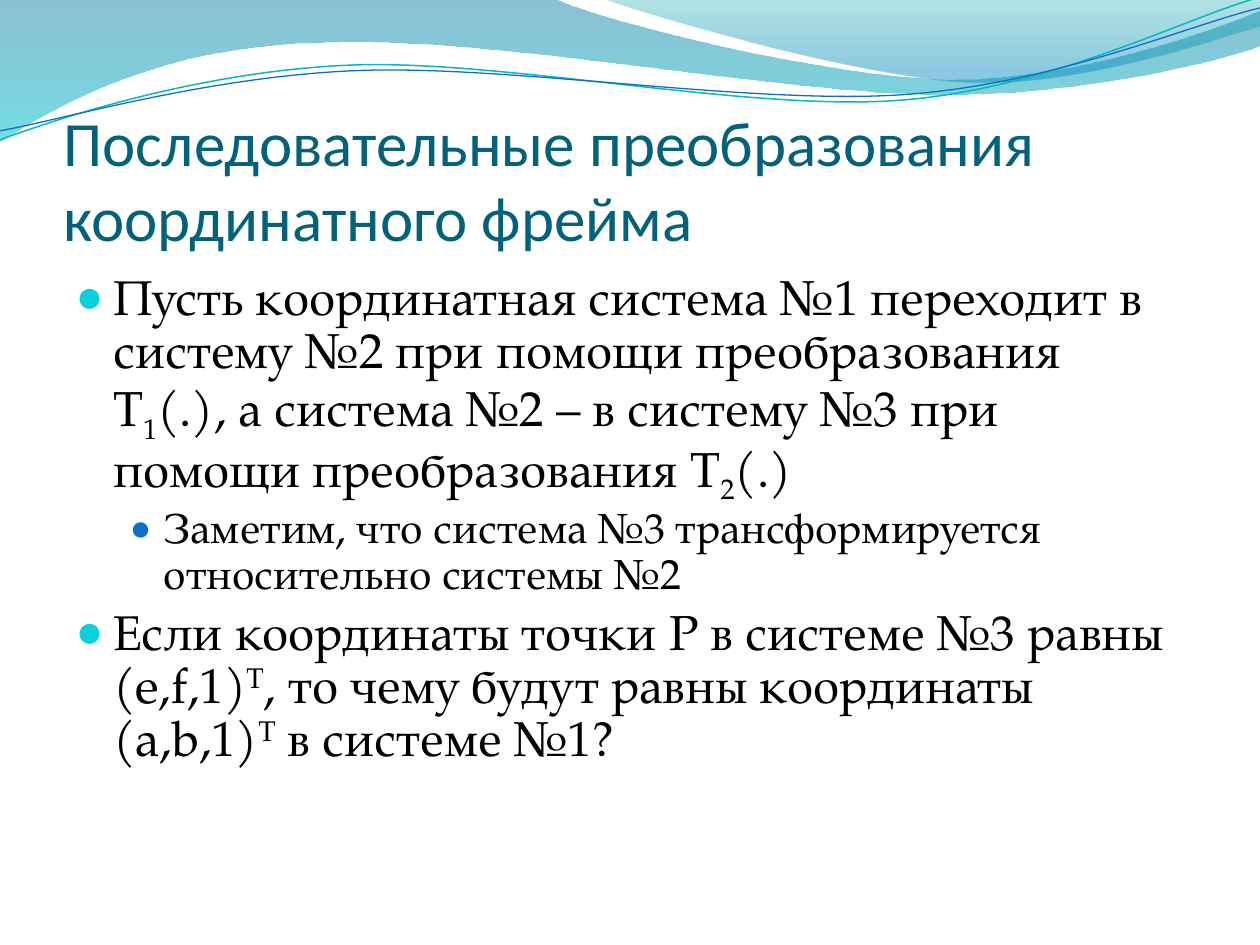
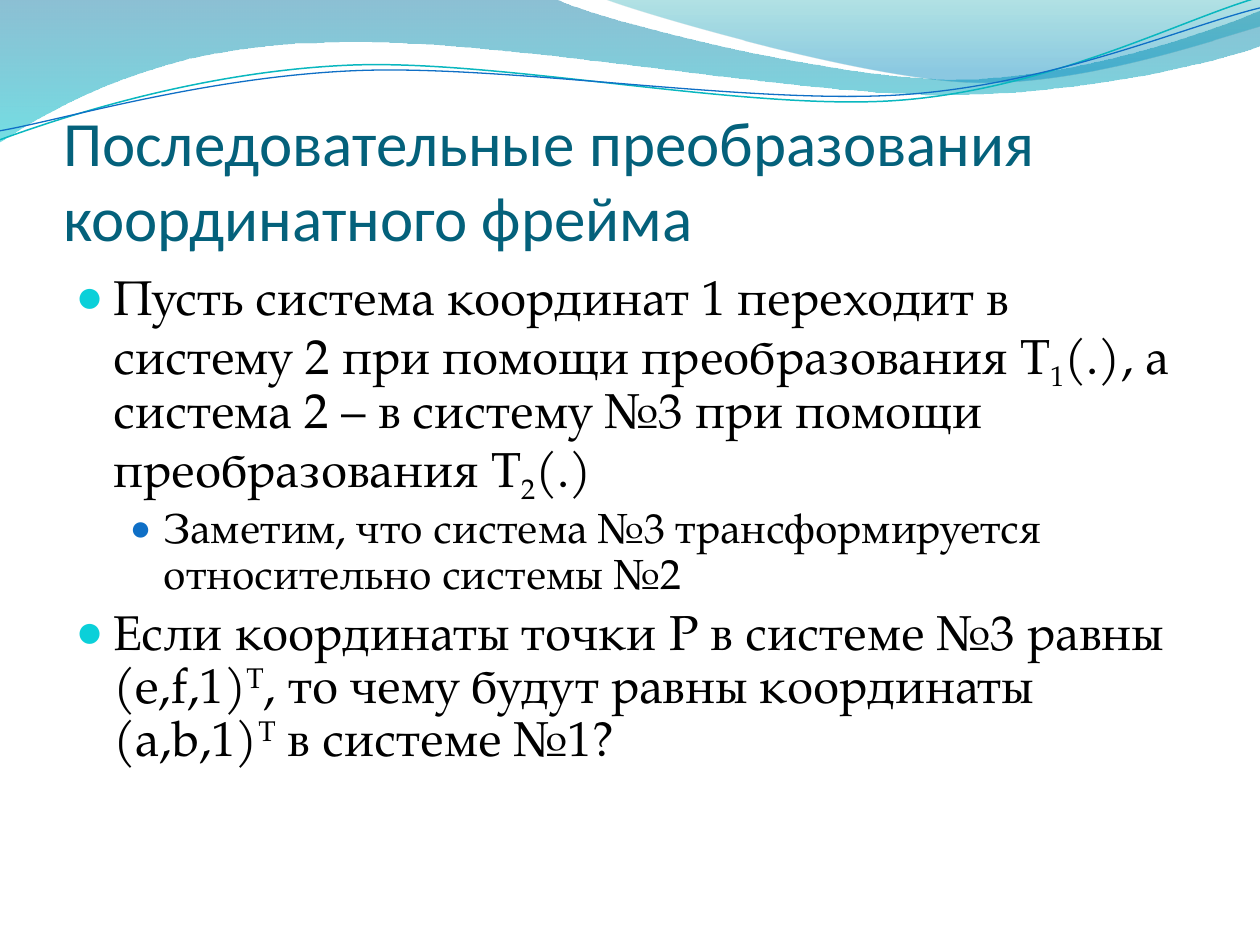
Before and after one commit to alexey-malov/cg-course, a slide deck: slide 110 of lectures/03 - Векторный анализ, трансформации и матрицы.pptx (slide 106 before the commit). Drawn at 1260x945 pixels with LibreOffice and Linux fonts; fonts in the diff are those of the drawing; background and template pictures are left out. Boxes give left, top, right and bottom in pixels: in the first picture for what was removed or moved away, otherwise in the second. Text is boxed around its words. In the diff, an @@ line names an element or a change of style, - is before the commit and + after.

```diff
--- a/lectures/03 - Векторный анализ, трансформации и матрицы.pptx
+++ b/lectures/03 - Векторный анализ, трансформации и матрицы.pptx
@@ text at (113, 281, 1170, 499): text changed @@
-● Пусть координатная система №1 переходит в систему №2 при помощи преобразования T1(.), а система №2 – в систему №3 при помощи преобразования T2(.)
+● Пусть система координат 1 переходит в систему 2 при помощи преобразования T1(.), а система 2 – в систему №3 при помощи преобразования T2(.)
```
Also in this commit, not shown: 31 other slides changed, 5 slides added, 1 slide removed.
